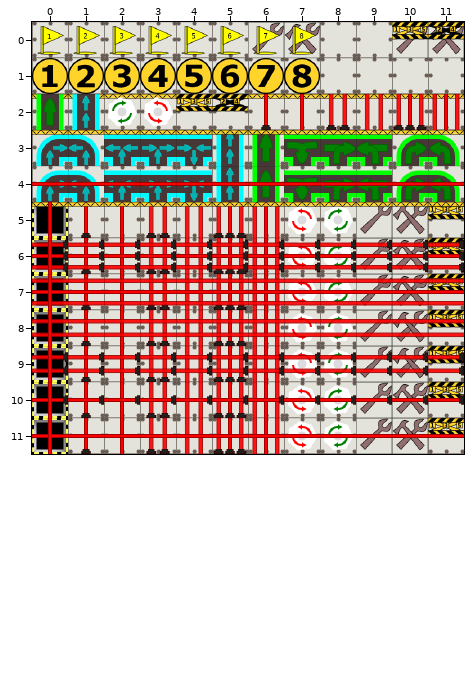
Tiled map (JSON): maps/test_6.json. Above: the version before the commit.
Cells are 64x64 px. Shown: x 0..11, y 0..11.
New version:
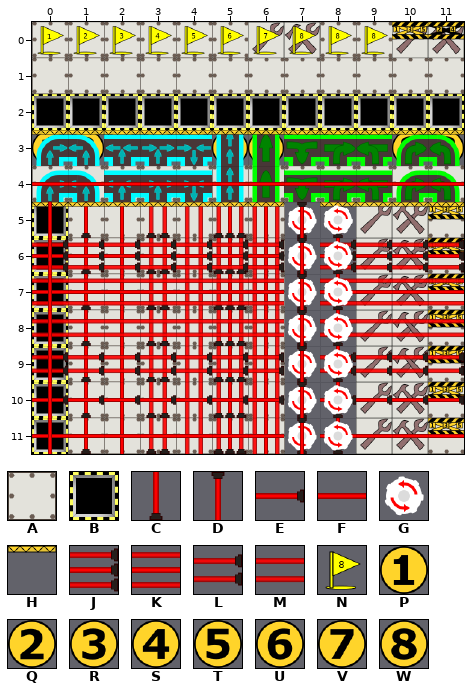
Key: from "test": A 0 "ground", B 1 "hole", C 2 "laser", D 2 turned 180 "laser", E 2 turned 270 "laser", F 3 turned 270 "laser", G 7 "gear", H 12 "wall", J 13 turned 270 "laser", K 14 turned 270 "laser", L 15 turned 270 "laser", M 16 turned 270 "laser", N 36 "flag", P 39 "starting_square", Q 40 "starting_square", R 41 "starting_square", S 42 "starting_square", T 43 "starting_square", U 44 "starting_square", V 45 "starting_square", W 46 "starting_square".
_ is an empty cell.
Tiles replaced or removed in this view: A, E, F, H, J, K, L, M, P, Q, R, S, T, U, V, W.
Difference:
Changed rows in their new state; . is an unchanged cell.
Layer "layer 1":
first column x 0:
 3 PQRSTUVWWWWW
 5 .......CC...
 6 .......CC...
 7 .......CC...
 8 .......CC...
 9 .......CC...
10 .......CC...
11 .......CC...
Layer "layer 2":
first column x 0:
 0 ........NN
 1 ________..
Layer "layer 3":
first column x 7:
 5 D
 6 D
 7 D
 8 D
 9 D
10 D
11 D
Layer "layer 4":
first column x 0:
 2 BBBBBBBBBBBB
 5 ........G...
 6 ........G...
 7 ........G...
 8 ........G...
 9 ........G...
10 ........G...
11 ........G...
Changed places in both pictures, as pixel boxes (x1, y1, x2, y2):
changed: (32, 26, 464, 165)
changed: (284, 202, 356, 454)
